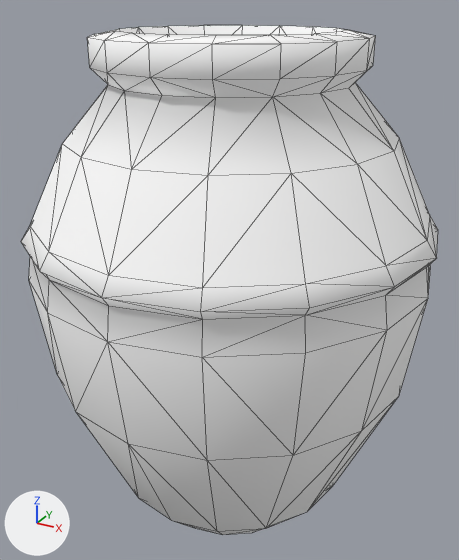
A saved change to the glTF model games/yorimichi/assets/belmonte/meshes/SM_BM_BP_Orcio.glb.
Rendered twice from a camera (50 mm lens) standing at (0.599, -1.097, 1.098) and looking at (-0.008, 0.006, 0.546). The axes (+X, +Y, +Z) are drawn at lower left. The lights are the same throughout. The picture after the commit comes second. Mesh edges are drawn as thin lines. Vertices at exactly the same position are counted once.

In view in the first picture: 'SM_BM_BP_Orcio'.
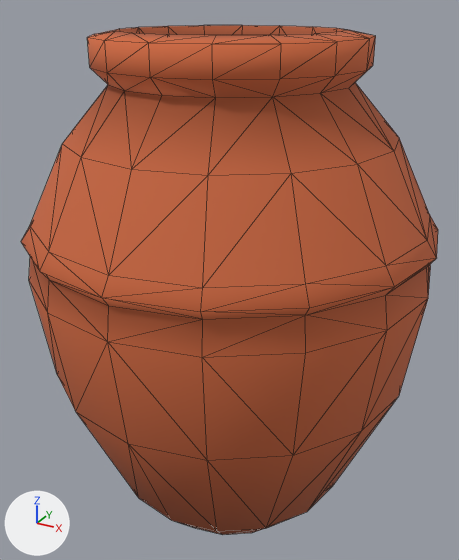
Where the change shows, as pixel boxes [x1, y1, x2, y2] in the pictures (459 x 560 px):
part 1 of me_sm_bp_orcio, recoloured (white to orange): [21, 29, 438, 460] in both
part 2 of me_sm_bp_orcio, recoloured: [76, 25, 398, 535] in both

Edits to the bpy script that builds the scene:
```text
Change me_sm_bp_orcio:
    where me_sm_bp_orcio.from_pydata(...)  # 225 vertices, 400 faces; spans x -0.415..0.415, y -0.415..0.415, z 0.0..1.05
    used by ob_sm_bm_bp_orcio; location = (0.0, 0.0, 0.0)
    me_sm_bp_orcio part 1: 288 faces centred in x -0.395..0.395, y -0.395..0.395, z 0.453..1.047 are repainted in the vertex colours; the middle colour goes from white #ffffff to orange #c7653d
    me_sm_bp_orcio part 2: 112 faces centred in x -0.324..0.324, y -0.324..0.324, z 0.033..1.027 are repainted in the vertex colours; the middle colour goes from white #ffffff to brown #a95634
```
